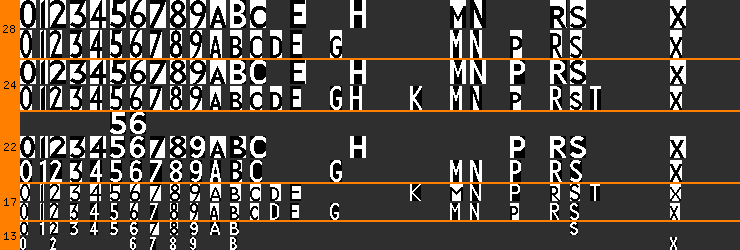
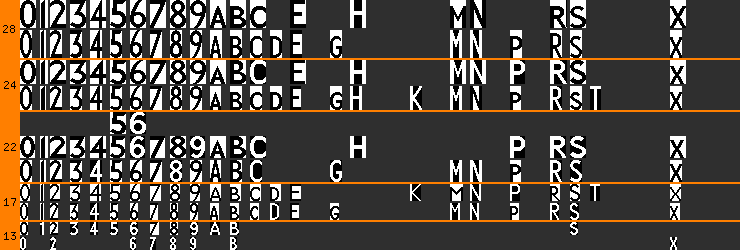
Layers edited between the first and the second 740×250 image:
painted on "small" (1st of 2, in "New Johnston") over 230, 0, 521, 220
painted on "normal" over 20, 60, 246, 220
